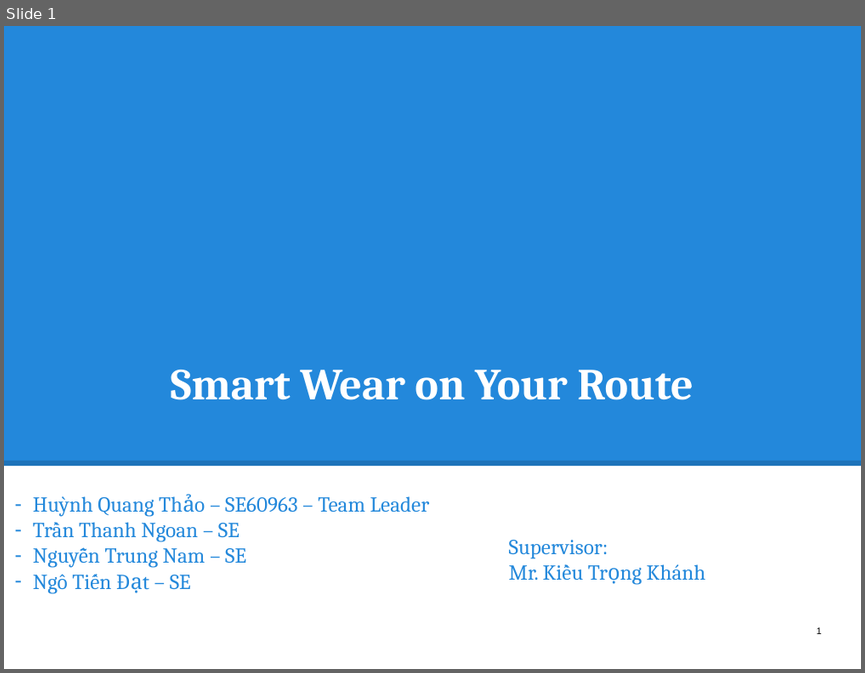
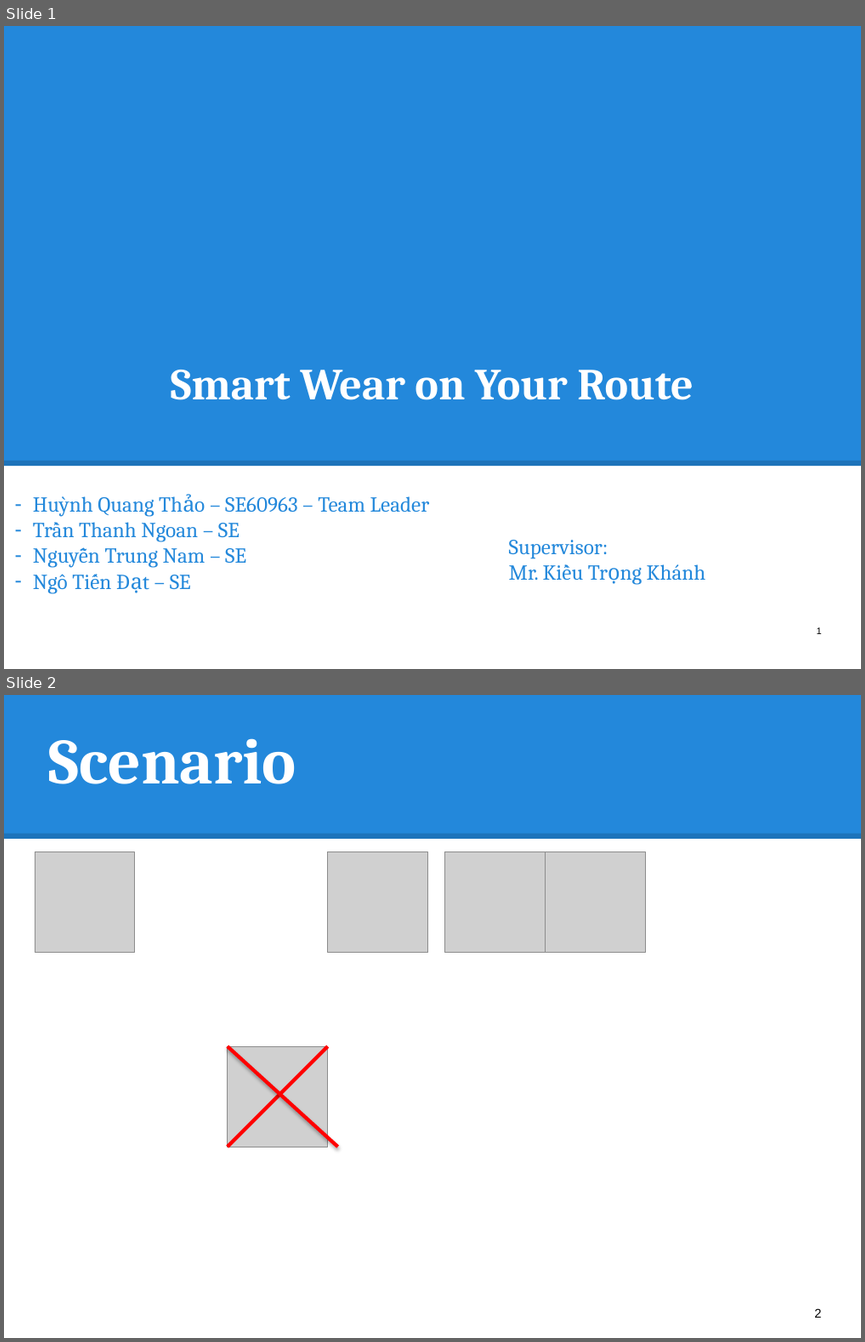
Before and after one commit to hqt/street-router, a slide deck: Document/presentation/full presentation.pptx. Shown one above the other, each under a label of ours: slide 1 before the commit, slides 1 and 2 after it. The pictures are 865x673 and 865x1342 pixels, drawn with LibreOffice and Linux fonts; fonts in the diff are those of the drawing; grey boxes stand for pictures. Boxes give left, top, right and bottom in pixels: in the first picture for what was removed or moved away, otherwise in the second. Text is boxed around its words. In the diff, an @@ line names an element or a change of style, - is before the commit and + after.

```diff
--- a/Document/presentation/full presentation.pptx
+++ b/Document/presentation/full presentation.pptx
@@ slide 2 added at (x1=4, y1=695, x2=861, y2=1338), background #FFFFFF @@
@@ rectangle added at (x1=4, y1=695, x2=861, y2=839), fill #2388DB @@
@@ title added at (x1=48, y1=738, x2=296, y2=784), 54 pt, text #FFFFFF, bold @@
+Scenario
@@ line added from (4, 835) to (861, 835), #000000 4.5 pt @@
@@ picture added at (x1=35, y1=851, x2=135, y2=952) @@
@@ picture added at (x1=328, y1=851, x2=428, y2=952) @@
@@ picture added at (x1=445, y1=851, x2=545, y2=952) @@
@@ picture added at (x1=545, y1=851, x2=646, y2=952) @@
@@ picture added at (x1=228, y1=1046, x2=328, y2=1146) @@
@@ line added from (328, 1046) to (228, 1146), #FF0000 3 pt @@
@@ line added from (228, 1046) to (338, 1146), #FF0000 3 pt @@
@@ page number added at (x1=814, y1=1308, x2=821, y2=1317), 10.5 pt, text #000000 @@
+2
```
Also in this commit, not shown: 80 other slides added, 3 other files.
